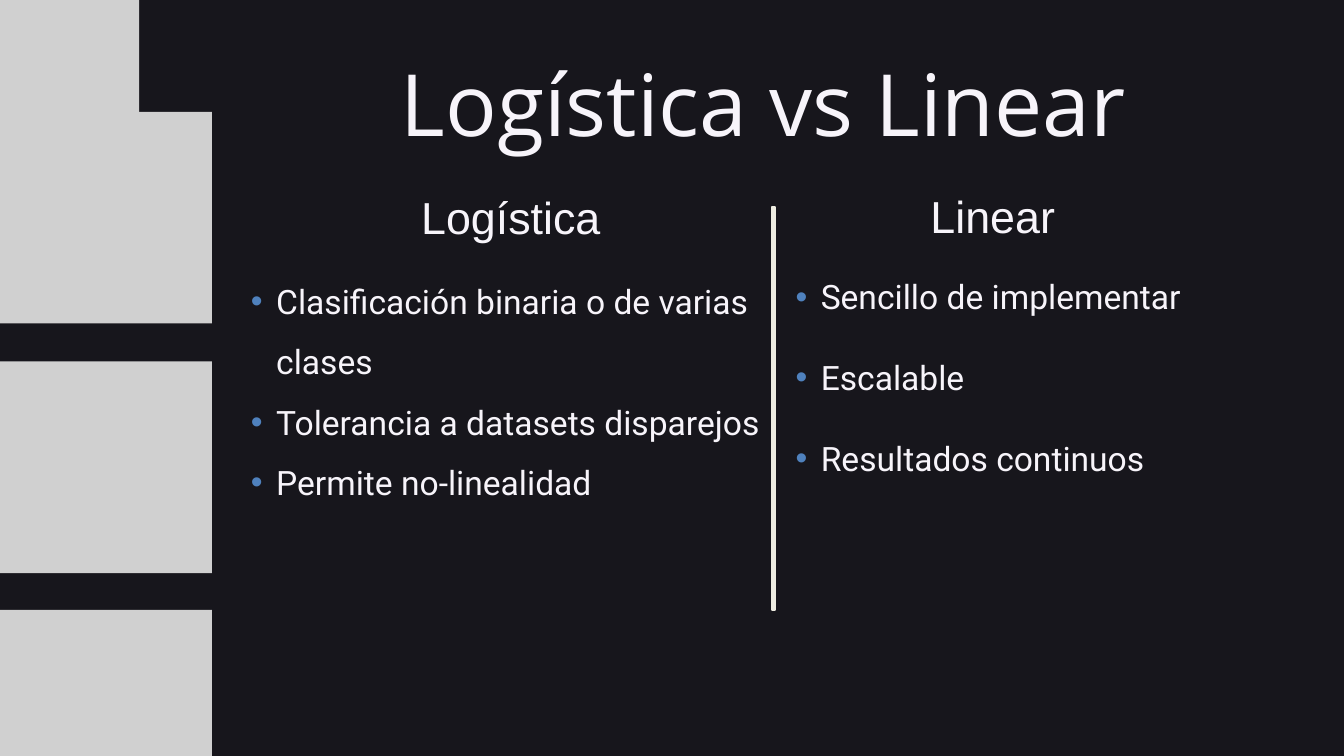
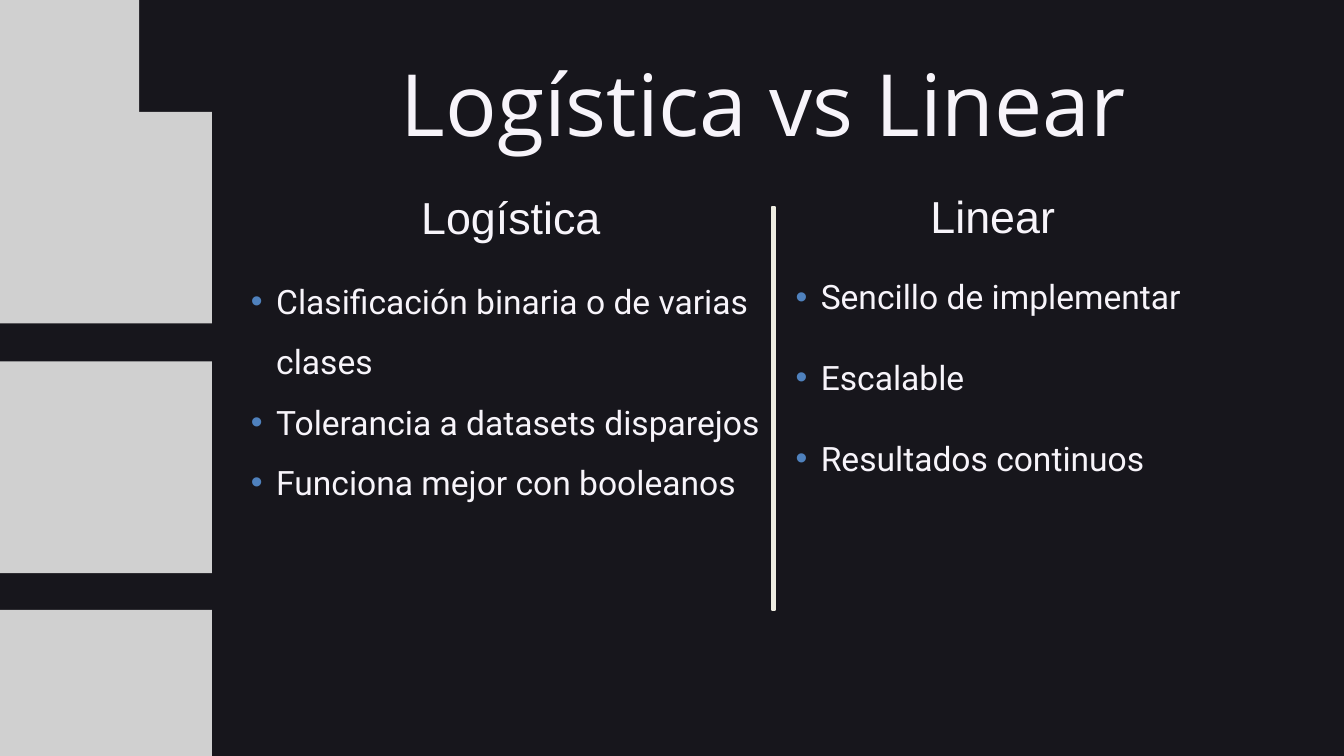
Before and after one commit to LucreciaVeron/tp-inicial-ia, a slide deck: slide 4 of Presentacion 2 - Grupo 3 - Ignacio Barrientos, Tomas Mandril, Lucrecia Veron.pptx. Drawn at 1344x756 pixels with LibreOffice and Linux fonts; fonts in the diff are those of the drawing; grey boxes stand for pictures. Boxes give left, top, right and bottom in pixels: in the first picture for what was removed or moved away, otherwise in the second. Text is boxed around its words. In the diff, an @@ line names an element or a change of style, - is before the commit and + after.

```diff
--- a/Presentacion 2 - Grupo 3 - Ignacio Barrientos, Tomas Mandril, Lucrecia Veron.pptx
+++ b/Presentacion 2 - Grupo 3 - Ignacio Barrientos, Tomas Mandril, Lucrecia Veron.pptx
@@ text at [276, 469, 735, 502]: text changed @@
-• Permite no-linealidad
+• Funciona mejor con booleanos
```
Also in this commit, not shown: 1 other slide changed, 1 slide removed, 5 other files.
